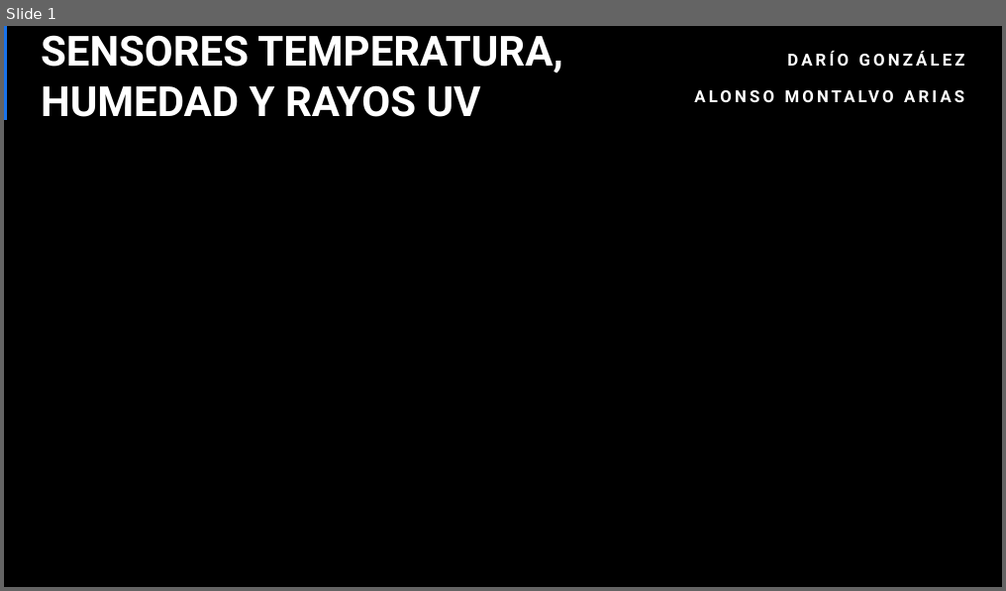
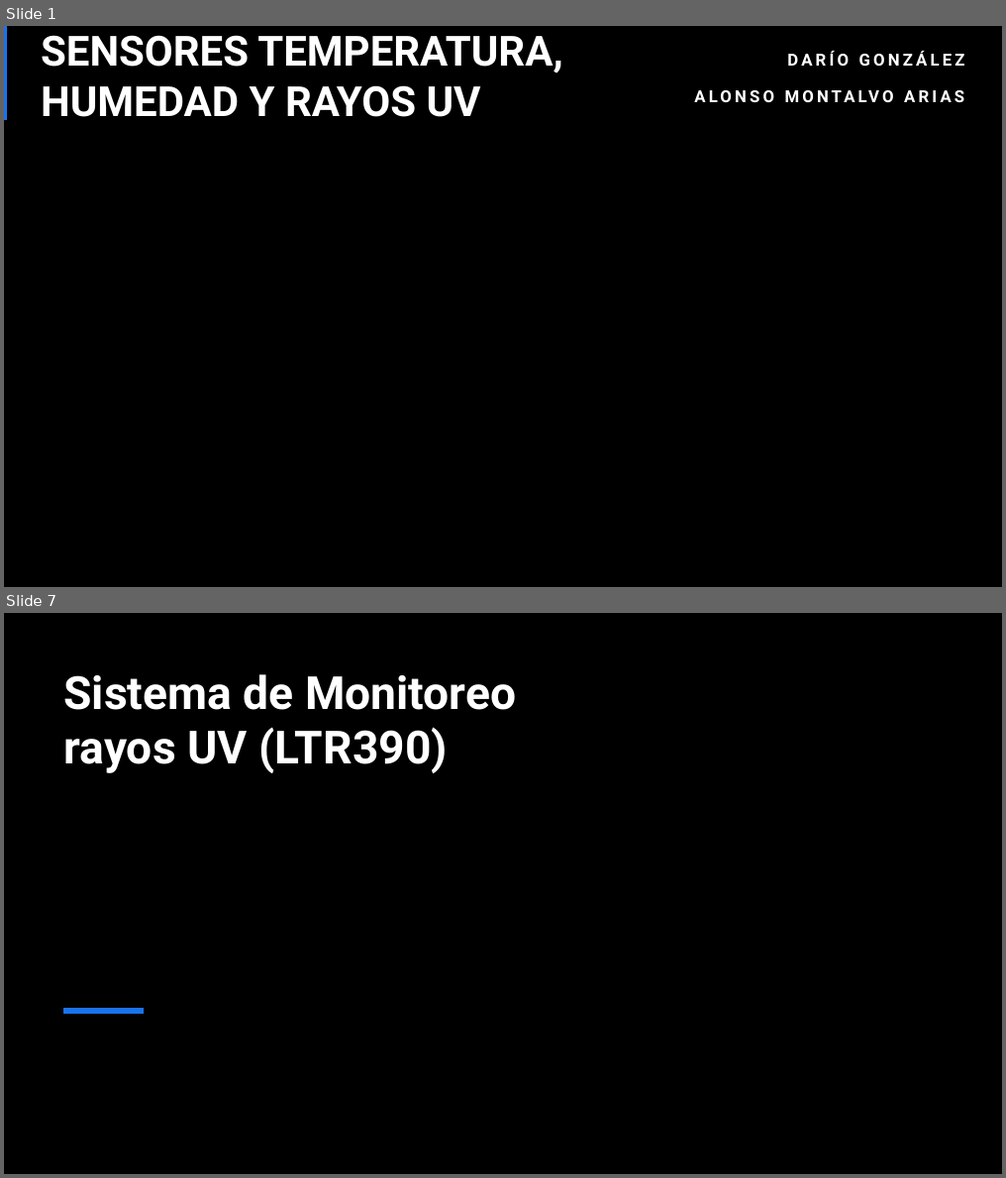
Before and after one commit to Alonso-Montalvo/Redes-y-sensores, a slide deck: PRESENTACION BME280 Y LTR390.pptx. Shown one above the other, each under a label of ours: slide 1 before the commit, slides 1 and 7 after it; the slides between them are not shown. The pictures are 1006x591 and 1006x1178 pixels, drawn with LibreOffice and Linux fonts; fonts in the diff are those of the drawing; background and template pictures are left out. Boxes give left, top, right and bottom in pixels: in the first picture for what was removed or moved away, otherwise in the second. Text is boxed around its words. In the diff, an @@ line names an element or a change of style, - is before the commit and + after.

```diff
--- a/PRESENTACION BME280 Y LTR390.pptx
+++ b/PRESENTACION BME280 Y LTR390.pptx
@@ slide 7 added at (x1=4, y1=613, x2=1002, y2=1174), background picture (left out) @@
@@ rectangle added at (x1=4, y1=613, x2=703, y2=1174), fill gradient #000000 @@
@@ title added at (x1=63, y1=674, x2=516, y2=773), 44 pt, text #FFFFFF, bold @@
+Sistema de Monitoreo rayos UV (LTR390)
@@ line added from (63, 1011) to (144, 1011), #1973EB 6 pt @@
```
Also in this commit, not shown: 2 slides changed, 4 other slides added, 3 other files.
